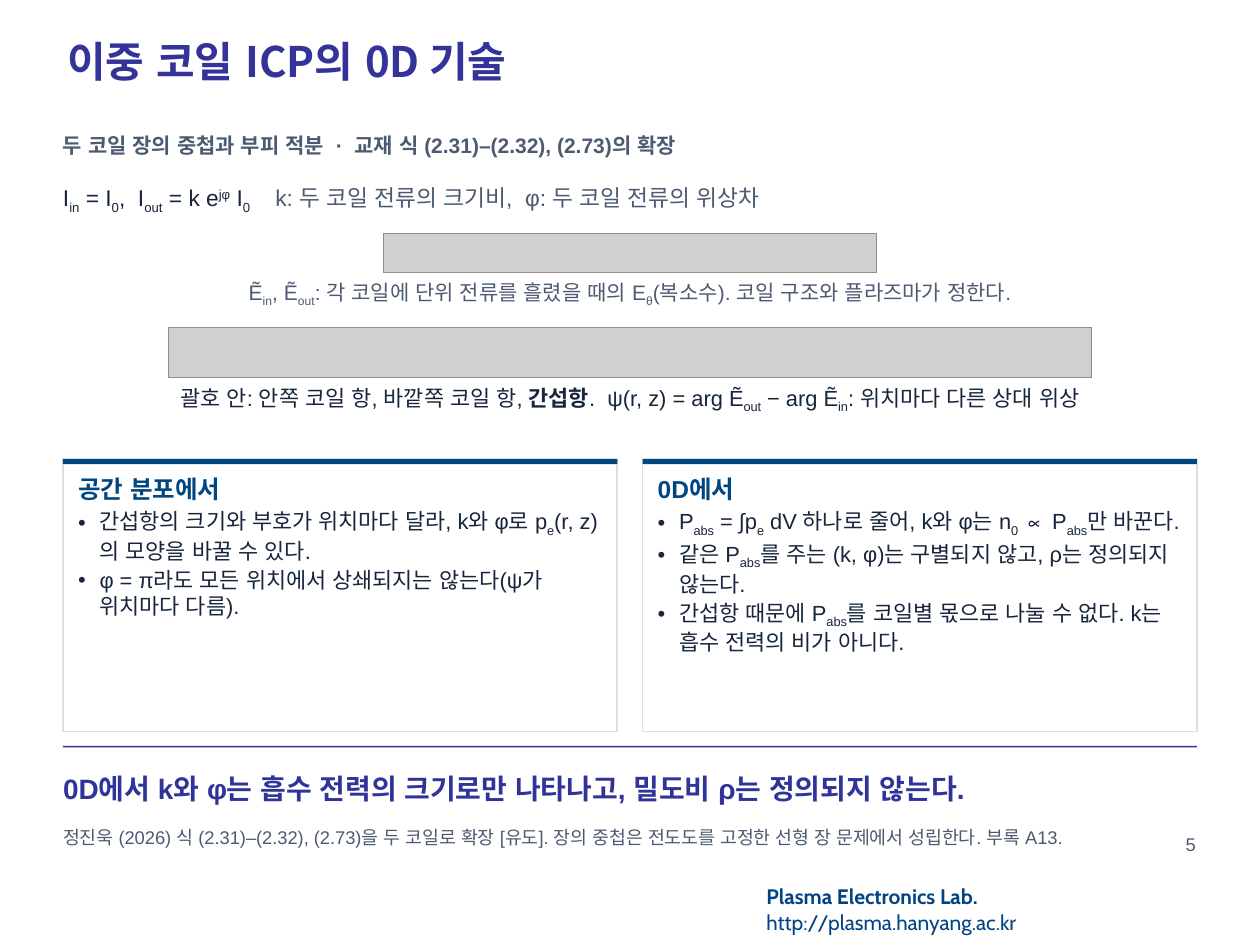
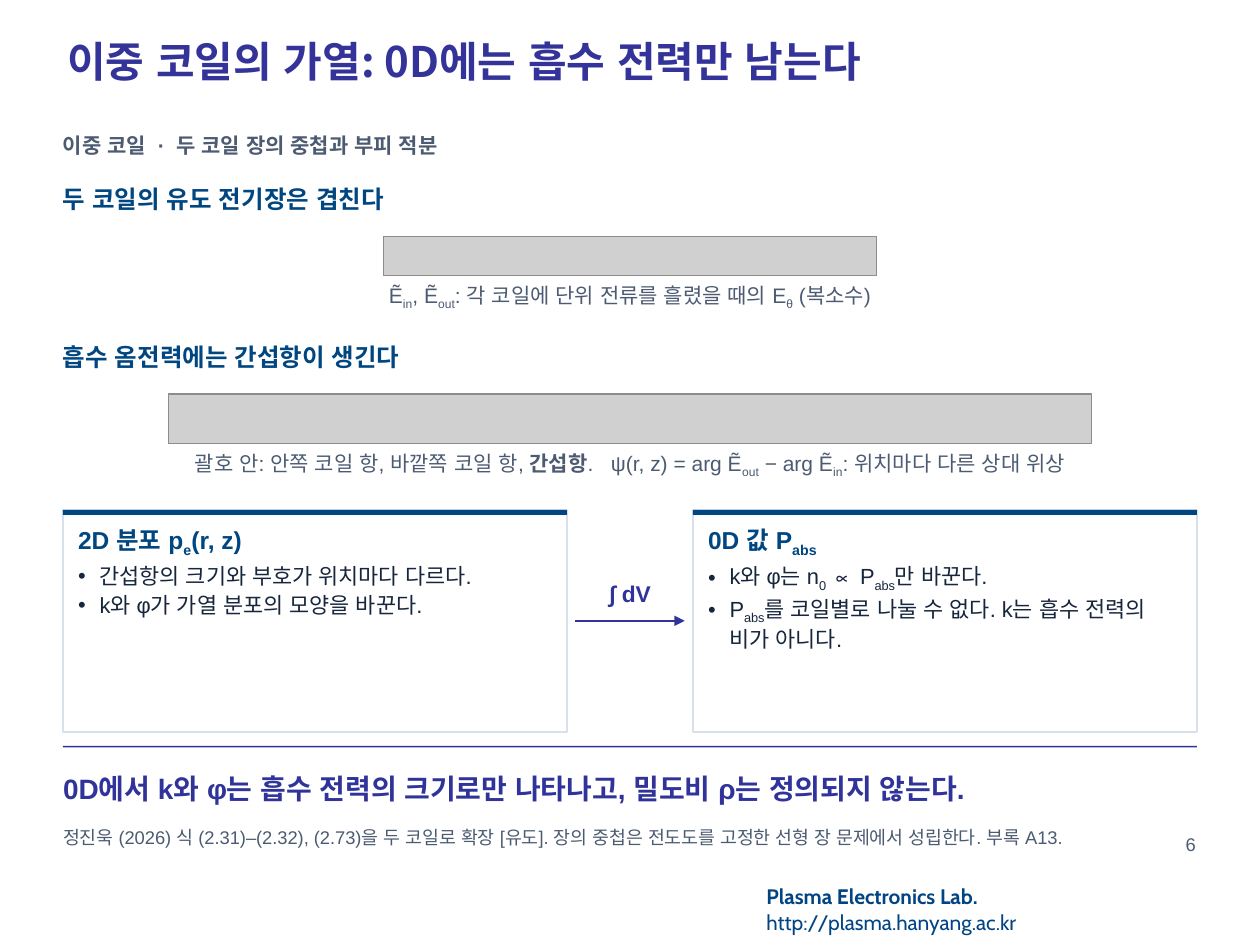
Before and after one commit to garlicjam-pyo/plasma, a slide deck: slide 6 of presentations/1차발표_README반영판.pptx (slide 5 before the commit). Drawn at 1260x945 pixels with LibreOffice and Linux fonts; fonts in the diff are those of the drawing; grey boxes stand for pictures; background and template pictures are left out. Boxes give left, top, right and bottom in pixels: in the first picture for what was removed or moved away, otherwise in the second. Text is boxed around its words. In the diff, an @@ line names an element or a change of style, - is before the commit and + after.

```diff
--- a/presentations/1차발표_README반영판.pptx
+++ b/presentations/1차발표_README반영판.pptx
@@ title at [67,41,861,81]: text changed @@
-이중 코일 ICP의 0D 기술
+이중 코일의 가열: 0D에는 흡수 전력만 남는다
@@ text at [63,135,438,155]: text changed @@
-두 코일 장의 중첩과 부피 적분 · 교재 식 (2.31)–(2.32), (2.73)의 확장
+이중 코일 · 두 코일 장의 중첩과 부피 적분
@@ text at [63,187,384,211]: text changed; size 13 to 14 pt; text colour #4C5B72 to #004680; bold on @@
-Iin = I0, Iout = k ejφ I0 k: 두 코일 전류의 크기비, φ: 두 코일 전류의 위상차
+두 코일의 유도 전기장은 겹친다
@@ picture: place and size @@
-picture at [383,233,876,272]
+picture at [383,237,876,276]
@@ text at [467,285,871,307]: text changed @@
-Ẽin, Ẽout: 각 코일에 단위 전류를 흘렸을 때의 Eθ(복소수). 코일 구조와 플라즈마가 정한다.
+Ẽin, Ẽout: 각 코일에 단위 전류를 흘렸을 때의 Eθ (복소수)
@@ text added at [63,345,400,369], 14 pt, text #004680, bold @@
+흡수 옴전력에는 간섭항이 생긴다
@@ picture: place and size @@
-picture at [169,328,1092,378]
+picture at [169,394,1092,445]
@@ text "괄호 안: 안쪽 코일 항, ...": place and size @@
-text "괄호 안: 안쪽 코일 항, ..." at [180,387,1079,411]
+text "괄호 안: 안쪽 코일 항, ..." at [195,453,1065,476]
@@ text "괄호 안: 안쪽 코일 항, ..." at [195,453,1065,476]: size 12.5 to 12 pt, text colour #17263C to #4C5B72 @@
@@ rectangle: place and size @@
-rectangle at [63,459,617,464]
+rectangle at [63,510,567,515]
@@ rectangle "2D 분포 pe(r, z)": place and size @@
-rectangle "2D 분포 pe(r, z)" at [63,459,617,731]
+rectangle "2D 분포 pe(r, z)" at [63,510,567,732]
@@ text in rectangle at [78,529,471,618]: text changed @@
-공간 분포에서
-• 간섭항의 크기와 부호가 위치마다 달라, k와 φ로 pe(r, z)의 모양을 바꿀 수 있다.
-• φ = π라도 모든 위치에서 상쇄되지는 않는다(ψ가 위치마다 다름).
+2D 분포 pe(r, z)
+• 간섭항의 크기와 부호가 위치마다 다르다.
+• k와 φ가 가열 분포의 모양을 바꾼다.
@@ rectangle: place and size @@
-rectangle at [643,459,1197,464]
+rectangle at [693,510,1197,515]
@@ rectangle "0D 값 Pabs": place and size @@
-rectangle "0D 값 Pabs" at [643,459,1197,731]
+rectangle "0D 값 Pabs" at [693,510,1197,732]
@@ text in rectangle at [708,528,1145,649]: text changed @@
-0D에서
-• Pabs = ∫pe dV 하나로 줄어, k와 φ는 n0 ∝ Pabs만 바꾼다.
-• 같은 Pabs를 주는 (k, φ)는 구별되지 않고, ρ는 정의되지 않는다.
-• 간섭항 때문에 Pabs를 코일별 몫으로 나눌 수 없다. k는 흡수 전력의 비가 아니다.
+0D 값 Pabs
+• k와 φ는 n0 ∝ Pabs만 바꾼다.
+• Pabs를 코일별로 나눌 수 없다. k는 흡수 전력의 비가 아니다.
@@ text added at [622,585,651,602], 13 pt, text #303399, bold @@
+∫ dV
@@ arrow added from (576, 621) to (684, 621), #303399 1.5 pt @@
@@ page number at [1186,838,1196,851]: text changed @@
-5
+6
```
Also in this commit, not shown: 4 other slides changed, 3 other files.
